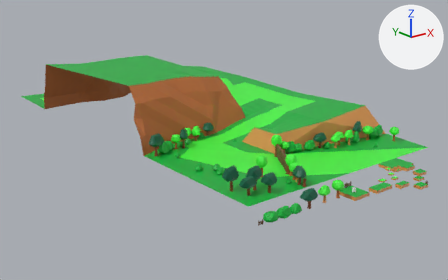
Before and after pictures for a commit that changed the Blender file public/assets/blend/world/Level2World.blend.
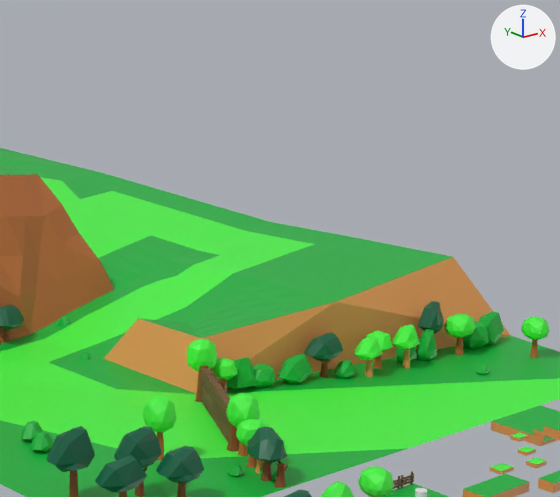
Each version is shown whole from a 50 mm lens placed at (-125.2, -100.2, 63.6), pointed at (11.2, 70.3, -4.6), then close up on the part from 46% to 90% of the width and 5% to 68% of the height. The axes (+X, +Y, +Z) are drawn at upper right. The lights are the same throughout.

Before the edit, the objects in view are built like this:
```python
me_circle_012 = bpy.data.meshes.new('Circle.012')
me_circle_012.from_pydata(...)  # 74 vertices, 106 faces; spans x 38.52..42.09, y 26.44..29.81, z 0.0..5.0
me_circle_012.materials.append(mat_hept32)  # picture img_hept32_8x_png
me_circle_019 = bpy.data.meshes.new('Circle.019')
me_circle_019.from_pydata(...)  # 70 vertices, 94 faces; spans x -2.72..2.27, y 62.79..66.78, z 0.01..5.18
me_circle_019.materials.append(mat_hept32)  # picture img_hept32_8x_png
me_icosphere_021 = bpy.data.meshes.new('Icosphere.021')
me_icosphere_021.from_pydata(...)  # 93 vertices, 155 faces; spans x 27.03..37.18, y 27.26..32.26, z -0.34..5.26
me_icosphere_021.materials.append(mat_hept32)  # picture img_hept32_8x_png
ob_barrier_group_4 = bpy.data.objects.new('barrier_group_4', me_icosphere_021)
ob_barrier_group_4.location = (0.0, 0.0, 0.0)
ob_barrier_group_5_001 = bpy.data.objects.new('barrier_group_5.001', me_circle_019)
ob_barrier_group_5_001.location = (0.0, 0.0, 0.0)
ob_barrier_group_6 = bpy.data.objects.new('barrier_group_6', me_circle_012)
ob_barrier_group_6.location = (0.0, 0.0, 0.0)
# also in view: 'barrier_group_2' at (42.0, 29.5, 3.2); 'Platforms' at (14.7, -0.2, 0.5); 'door_1' at (0.2, 27.9, 2.3); 'non_collider_shrubs' at (6.5, 39.7, 1.3); 'Leaf_1' at (-6.6, 0.0, 3.6)
```
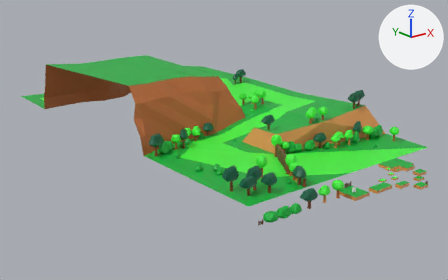
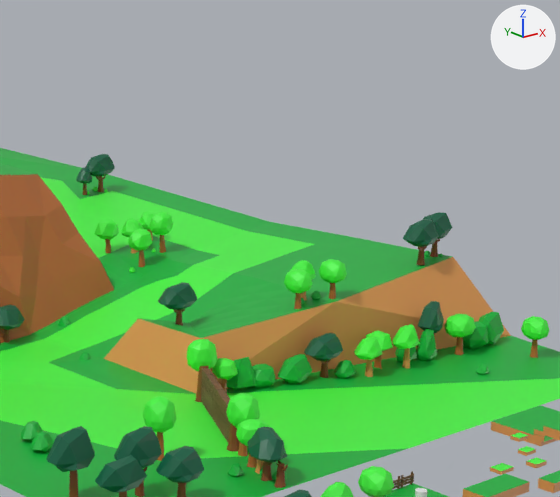
Scene script edits in JSON lines:
```json
{"op": "add", "block": "me_icosphere_036", "code": ["me_icosphere_036 = bpy.data.meshes.new('Icosphere.036')", "me_icosphere_036.from_pydata(...)  # 1411 vertices, 1932 faces; spans x 8.6..49.1, y 33.8..99.7, z 4.6..14.8", "me_icosphere_036.materials.append(mat_hept32)  # picture img_hept32_8x_png"]}
{"op": "add", "block": "ob_check2_treesnshrubs", "code": ["ob_check2_treesnshrubs = bpy.data.objects.new('check2_treesnshrubs', me_icosphere_036)", "ob_check2_treesnshrubs.location = (0.0, 0.0, 0.0)"]}
```

What differs and where, as boxes [x1, y1, x2, y2] in the close-ups (560 x 497 px):
```json
{"object": "check2_treesnshrubs", "change": "added", "after": [76, 154, 453, 325], "on screen": "green"}
```
